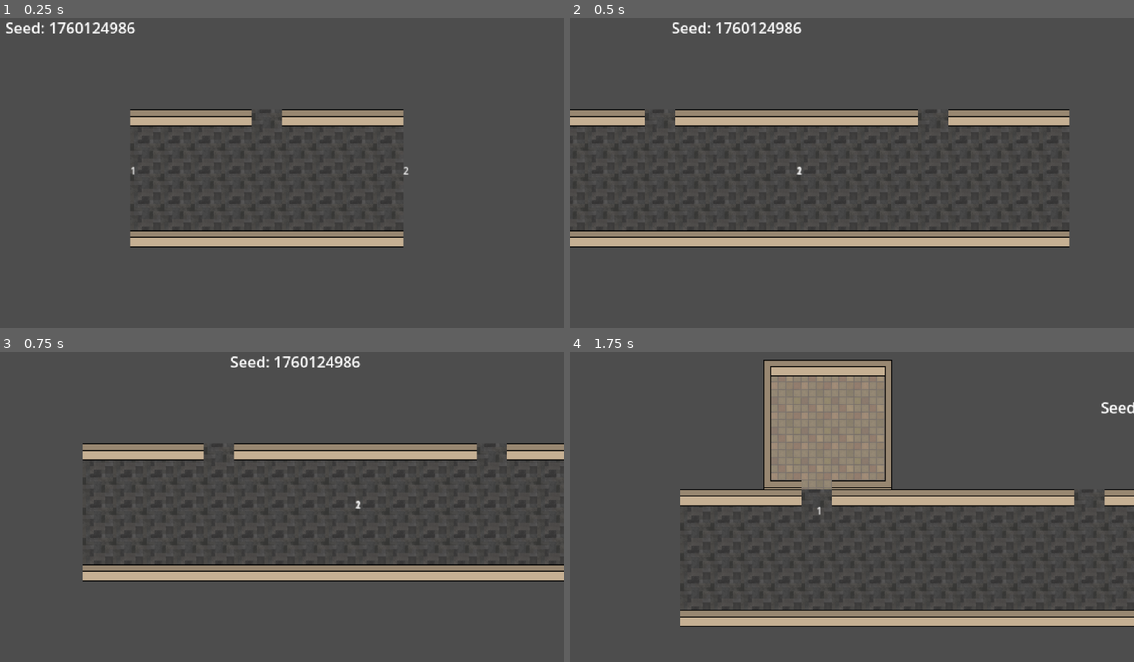
Above: before the commit, frames 1-4 (two rows, left to right).
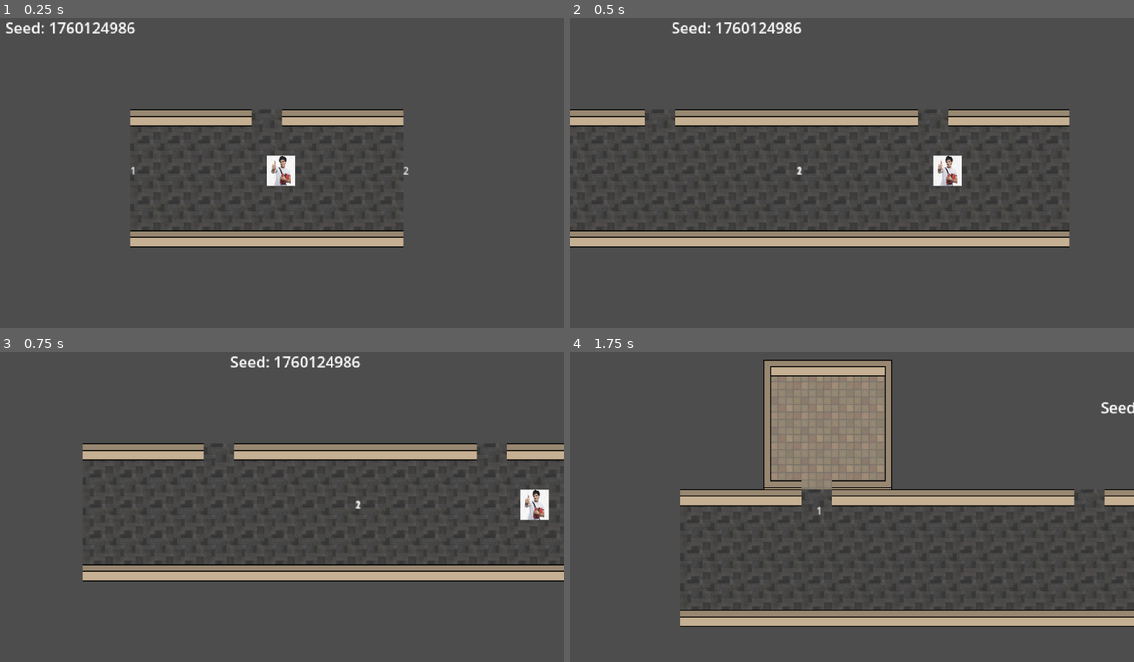
Above: after the commit, the same moments.

Repository: muffindohoah/LSH
Game: Godot game, scene res://generation/gentest.tscn
The game is run twice, just before and just after one commit, with the same random seed, the same clock (stepped at 60 frames per second) and the same inputs. The project has no main scene, so this scene is started directly.
Inputs:
- Up to frame 1 (0.25 s): no input
- Up to frame 2 (0.5 s): no input
- Up to frame 3 (0.75 s): hold D (right, bound only after the commit) from 0.53 s (still down)
- Up to frame 4 (1.75 s): release D (right, bound only after the commit) at 1.28 s; hold S (down, bound only after the commit) from 1.28 s (still down)

The runs differ from the first frame. In frame 1, 0.5% of the frame differs, in the area x 47-53%, y 44-55%; in frame 2, 0.5%, in the area x 64-70%, y 44-55%; in frame 3, 0.5%; in frame 4, nothing differs.

Commit message:
test room. player heavily fixed

Diff:
--- a/lsh/drunk_umd_student.gd
+++ b/lsh/drunk_umd_student.gd
@@ -1,24 +1,25 @@
 extends CharacterBody2D
 
-const speed = 300.0
+const speed = 150.0
 var direction = Vector2(0,0)
 
 func _physics_process(delta):
-	movement(delta)
+	movement()
 
-func movement(d):
-	if Input.is_action_just_pressed("right"):
-		direction.x = 1
-	if Input.is_action_just_pressed("left"):
-		direction.x = -1
-	if Input.is_action_just_pressed("up"):
-		direction.y = -1
-	if Input.is_action_just_pressed("down"):
-		direction.y = 1
+func movement():
+	var input_dir:Vector2 = Vector2(0,0)
+	if Input.is_action_pressed("right"):
+		input_dir.x = 1
+	if Input.is_action_pressed("left"):
+		input_dir.x = -1
+	if Input.is_action_pressed("up"):
+		input_dir.y = -1
+	if Input.is_action_pressed("down"):
+		input_dir.y = 1
 
-	if Input.is_action_just_pressed("right") and Input.is_action_just_pressed("left"):
-		direction.x = 0
-	if Input.is_action_just_pressed("up") and Input.is_action_just_pressed("down"):
-		direction.y = 0
-
-	move_and_collide(direction.normalized() * speed * d)
+	if Input.is_action_pressed("right") and Input.is_action_pressed("left"):
+		input_dir.x = 0
+	if Input.is_action_pressed("up") and Input.is_action_pressed("down"):
+		input_dir.y = 0
+	velocity = input_dir.normalized() * speed
+	move_and_slide()
--- a/lsh/generation/gentest.tscn
+++ b/lsh/generation/gentest.tscn
@@ -1,6 +1,7 @@
-[gd_scene load_steps=4 format=3 uid="uid://cankcva6sody6"]
+[gd_scene load_steps=5 format=3 uid="uid://cankcva6sody6"]
 
 [ext_resource type="Script" uid="uid://dnq7d2kcib4os" path="res://generation/gen.gd" id="1_tncbi"]
+[ext_resource type="PackedScene" uid="uid://cxbseoit5c0a8" path="res://player.tscn" id="2_3mqfk"]
 
 [sub_resource type="RectangleShape2D" id="RectangleShape2D_tncbi"]
 
@@ -72,5 +73,8 @@
 offset_bottom = -139.0
 text = "SEED"
 
+[node name="Drunk UMD Student" parent="." instance=ExtResource("2_3mqfk")]
+position = Vector2(-1, 1)
+
 [connection signal="area_entered" from="Area2D" to="." method="_on_area_2d_area_entered"]
 [connection signal="body_entered" from="Area2D" to="." method="_on_area_2d_body_entered"]
--- a/lsh/generation/rooms/roombase.tscn
+++ b/lsh/generation/rooms/roombase.tscn
@@ -14,7 +14,6 @@
 bounds = Vector2(208, 92)
 bounds_offset = Vector2(0, 10)
 connectors = [Object(Node2D,"_import_path":NodePath(""),"unique_name_in_owner":false,"process_mode":0,"process_priority …(628 unchanged characters)…
-, Object(Node2D,"_import_path":NodePath(""),"unique_name_in_owner":false,"process_mode":0,"process_priority":0,"process_physics_priority":0,"process_thread_group":0,"physics_interpolation_mode":0,"auto_translate_mode":0,"editor_description":"","visible":true,"modulate":Color(1, 1, 1, 1),"self_modulate":Color(1, 1, 1, 1),"show_behind_parent":false,"top_level":false,"clip_children":0,"light_mask":1,"visibility_layer":1,"z_index":0,"z_as_relative":true,"y_sort_enabled":false,"texture_filter":0,"texture_repeat":0,"material":null,"use_parent_material":false,"position":Vector2(0, 40),"rotation":0.0,"scale":Vector2(1, 1),"skew":0.0,"script":Resource("res://generation/connector.gd"),"left":false,"right":false,"up":false,"down":true)
 , Object(Node2D,"_import_path":NodePath(""),"unique_name_in_owner":false,"process_mode":0,"process_priority":0,"process …(617 unchanged characters)…
 , Object(Node2D,"_import_path":NodePath(""),"unique_name_in_owner":false,"process_mode":0,"process_priority":0,"process …(618 unchanged characters)…
 ]
@@ -26,7 +25,13 @@
 Object(Node2D,"_import_path":NodePath(""),"unique_name_in_owner":false,"process_mode":0,"process_priority":0,"process_p …(615 unchanged characters)…
 : Vector2(-104, 32),
 Object(Node2D,"_import_path":NodePath(""),"unique_name_in_owner":false,"process_mode":0,"process_priority":0,"process_p …(616 unchanged characters)…
-: Vector2(0, -36)
+: Vector2(0, -36),
+Object(Node2D,"_import_path":NodePath(""),"unique_name_in_owner":false,"process_mode":0,"process_priority":0,"process_physics_priority":0,"process_thread_group":0,"physics_interpolation_mode":0,"auto_translate_mode":0,"editor_description":"","visible":true,"modulate":Color(1, 1, 1, 1),"self_modulate":Color(1, 1, 1, 1),"show_behind_parent":false,"top_level":false,"clip_children":0,"light_mask":1,"visibility_layer":1,"z_index":0,"z_as_relative":true,"y_sort_enabled":false,"texture_filter":0,"texture_repeat":0,"material":null,"use_parent_material":false,"position":Vector2(128, 0),"rotation":0.0,"scale":Vector2(1, 1),"skew":0.0,"script":Resource("res://generation/connector.gd"),"left":false,"right":true,"up":false,"down":false)
+: Vector2(128, 0),
+Object(Node2D,"_import_path":NodePath(""),"unique_name_in_owner":false,"process_mode":0,"process_priority":0,"process_physics_priority":0,"process_thread_group":0,"physics_interpolation_mode":0,"auto_translate_mode":0,"editor_description":"","visible":true,"modulate":Color(1, 1, 1, 1),"self_modulate":Color(1, 1, 1, 1),"show_behind_parent":false,"top_level":false,"clip_children":0,"light_mask":1,"visibility_layer":1,"z_index":0,"z_as_relative":true,"y_sort_enabled":false,"texture_filter":0,"texture_repeat":0,"material":null,"use_parent_material":false,"position":Vector2(-160, 0),"rotation":0.0,"scale":Vector2(1, 1),"skew":0.0,"script":Resource("res://generation/connector.gd"),"left":true,"right":false,"up":false,"down":false)
+: Vector2(-160, 0),
+Object(Node2D,"_import_path":NodePath(""),"unique_name_in_owner":false,"process_mode":0,"process_priority":0,"process_physics_priority":0,"process_thread_group":0,"physics_interpolation_mode":0,"auto_translate_mode":0,"editor_description":"","visible":true,"modulate":Color(1, 1, 1, 1),"self_modulate":Color(1, 1, 1, 1),"show_behind_parent":false,"top_level":false,"clip_children":0,"light_mask":1,"visibility_layer":1,"z_index":0,"z_as_relative":true,"y_sort_enabled":false,"texture_filter":0,"texture_repeat":0,"material":null,"use_parent_material":false,"position":Vector2(-16, -42),"rotation":0.0,"scale":Vector2(1, 1),"skew":0.0,"script":Resource("res://generation/connector.gd"),"left":false,"right":false,"up":true,"down":false)
+: Vector2(-16, -42)
 }
 
 [node name="Bounds" type="CollisionShape2D" parent="."]
--- a/lsh/generation/rooms/roombase2.tscn
+++ b/lsh/generation/rooms/roombase2.tscn
@@ -15,10 +15,7 @@
 script = ExtResource("1_enpl2")
 bounds = Vector2(80, 64)
 bounds_offset = Vector2(0, 8)
-connectors = [Object(Node2D,"_import_path":NodePath(""),"uni …(490 unchanged characters)… rent_material":false,"position":Vector2(40, 24),"rotation":0.0,"scale":Vector2(1, 1),"skew":0.0,"script":Resource("res://generation/connector.gd"),"left":false,"right":true,"up":false,"down":false)
-, Object(Node2D,"_import_path":NodePath(""),"unique_name_in_owner":false,"process_mode":0,"process_priority":0,"process_physics_priority":0,"process_thread_group":0,"physics_interpolation_mode":0,"auto_translate_mode":0,"editor_description":"","visible":true,"modulate":Color(1, 1, 1, 1),"self_modulate":Color(1, 1, 1, 1),"show_behind_parent":false,"top_level":false,"clip_children":0,"light_mask":1,"visibility_layer":1,"z_index":0,"z_as_relative":true,"y_sort_enabled":false,"texture_filter":0,"texture_repeat":0,"material":null,"use_parent_material":false,"position":Vector2(-40, 24),"rotation":0.0,"scale":Vector2(1, 1),"skew":0.0,"script":Resource("res://generation/connector.gd"),"left":true,"right":false,"up":false,"down":false)
-, Object(Node2D,"_import_path":NodePath(""),"unique_name_in_owner":false,"process_mode":0,"process_priority":0,"process_physics_priority":0,"process_thread_group":0,"physics_interpolation_mode":0,"auto_translate_mode":0,"editor_description":"","visible":true,"modulate":Color(1, 1, 1, 1),"self_modulate":Color(1, 1, 1, 1),"show_behind_parent":false,"top_level":false,"clip_children":0,"light_mask":1,"visibility_layer":1,"z_index":0,"z_as_relative":true,"y_sort_enabled":false,"texture_filter":0,"texture_repeat":0,"material":null,"use_parent_material":false,"position":Vector2(-16, 95),"rotation":0.0,"scale":Vector2(1, 1),"skew":0.0,"script":Resource("res://generation/connector.gd"),"left":false,"right":false,"up":false,"down":true)
-, Object(Node2D,"_import_path":NodePath(""),"unique_name_in_owner":false,"process_mode":0,"process_priority":0,"process_physics_priority":0,"process_thread_group":0,"physics_interpolation_mode":0,"auto_translate_mode":0,"editor_description":"","visible":true,"modulate":Color(1, 1, 1, 1),"self_modulate":Color(1, 1, 1, 1),"show_behind_parent":false,"top_level":false,"clip_children":0,"light_mask":1,"visibility_layer":1,"z_index":0,"z_as_relative":true,"y_sort_enabled":false,"texture_filter":0,"texture_repeat":0,"material":null,"use_parent_material":false,"position":Vector2(0, -24),"rotation":0.0,"scale":Vector2(1, 1),"skew":0.0,"script":Resource("res://generation/connector.gd"),"left":false,"right":false,"up":true,"down":false)
+connectors = [Object(Node2D,"_import_path":NodePath(""),"uni …(490 unchanged characters)… rent_material":false,"position":Vector2(-16, 95),"rotation":0.0,"scale":Vector2(1, 1),"skew":0.0,"script":Resource("res://generation/connector.gd"),"left":false,"right":false,"up":false,"down":true)
 ]
 connector_distances = {
 Object(Node2D,"_import_path":NodePath(""),"unique_name_in_owner":false,"process_mode":0,"process_priority":0,"process_p …(614 unchanged characters)…
@@ -28,7 +25,9 @@
 Object(Node2D,"_import_path":NodePath(""),"unique_name_in_owner":false,"process_mode":0,"process_priority":0,"process_p …(615 unchanged characters)…
 : Vector2(0, 40),
 Object(Node2D,"_import_path":NodePath(""),"unique_name_in_owner":false,"process_mode":0,"process_priority":0,"process_p …(614 unchanged characters)…
-: Vector2(0, -24)
+: Vector2(0, -24),
+Object(Node2D,"_import_path":NodePath(""),"unique_name_in_owner":false,"process_mode":0,"process_priority":0,"process_physics_priority":0,"process_thread_group":0,"physics_interpolation_mode":0,"auto_translate_mode":0,"editor_description":"","visible":true,"modulate":Color(1, 1, 1, 1),"self_modulate":Color(1, 1, 1, 1),"show_behind_parent":false,"top_level":false,"clip_children":0,"light_mask":1,"visibility_layer":1,"z_index":0,"z_as_relative":true,"y_sort_enabled":false,"texture_filter":0,"texture_repeat":0,"material":null,"use_parent_material":false,"position":Vector2(-16, 95),"rotation":0.0,"scale":Vector2(1, 1),"skew":0.0,"script":Resource("res://generation/connector.gd"),"left":false,"right":false,"up":false,"down":true)
+: Vector2(-16, 95)
 }
 
 [node name="Bounds" type="CollisionShape2D" parent="."]
--- a/lsh/node_2d.tscn
+++ b/lsh/player.tscn
@@ -4,21 +4,19 @@
 [ext_resource type="Texture2D" uid="uid://de2oy8i03jfkc" path="res://9e7e6a795a38ffa95345b0f3e41446a3.jpg" id="2_epypp"]
 
 [sub_resource type="RectangleShape2D" id="RectangleShape2D_0hol4"]
-size = Vector2(313, 441)
+size = Vector2(30, 32)
 
-[node name="Node2D" type="Node2D"]
-
-[node name="Drunk UMD Student" type="CharacterBody2D" parent="."]
+[node name="Drunk UMD Student" type="CharacterBody2D"]
 script = ExtResource("1_0e48y")
 
-[node name="Sprite2D" type="Sprite2D" parent="Drunk UMD Student"]
-position = Vector2(1, -2)
-scale = Vector2(0.42380953, 0.58643615)
+[node name="Sprite2D" type="Sprite2D" parent="."]
+scale = Vector2(0.0408163, 0.0425532)
 texture = ExtResource("2_epypp")
 
-[node name="CollisionShape2D" type="CollisionShape2D" parent="Drunk UMD Student"]
-position = Vector2(1.5, -2.5)
+[node name="CollisionShape2D" type="CollisionShape2D" parent="."]
 shape = SubResource("RectangleShape2D_0hol4")
 
-[node name="Camera2D" type="Camera2D" parent="Drunk UMD Student"]
+[node name="Camera2D" type="Camera2D" parent="."]
 position = Vector2(1, 1)
+zoom = Vector2(5.195, 5.195)
+position_smoothing_enabled = true
--- a/lsh/project.godot
+++ b/lsh/project.godot
@@ -25,3 +25,26 @@
 &"process/fix_alpha_border": false,
 &"process/hdr_as_srgb": true
 }
+
+[input]
+
+up={
+"deadzone": 0.2,
+"events": [Object(InputEventKey,"resource_local_to_scene":false,"resource_name":"","device":-1,"window_id":0,"alt_pressed":false,"shift_pressed":false,"ctrl_pressed":false,"meta_pressed":false,"pressed":false,"keycode":0,"physical_keycode":87,"key_label":0,"unicode":119,"location":0,"echo":false,"script":null)
+]
+}
+down={
+"deadzone": 0.2,
+"events": [Object(InputEventKey,"resource_local_to_scene":false,"resource_name":"","device":-1,"window_id":0,"alt_pressed":false,"shift_pressed":false,"ctrl_pressed":false,"meta_pressed":false,"pressed":false,"keycode":0,"physical_keycode":83,"key_label":0,"unicode":115,"location":0,"echo":false,"script":null)
+]
+}
+left={
+"deadzone": 0.2,
+"events": [Object(InputEventKey,"resource_local_to_scene":false,"resource_name":"","device":-1,"window_id":0,"alt_pressed":false,"shift_pressed":false,"ctrl_pressed":false,"meta_pressed":false,"pressed":false,"keycode":0,"physical_keycode":65,"key_label":0,"unicode":97,"location":0,"echo":false,"script":null)
+]
+}
+right={
+"deadzone": 0.2,
+"events": [Object(InputEventKey,"resource_local_to_scene":false,"resource_name":"","device":-1,"window_id":0,"alt_pressed":false,"shift_pressed":false,"ctrl_pressed":false,"meta_pressed":false,"pressed":false,"keycode":0,"physical_keycode":68,"key_label":0,"unicode":100,"location":0,"echo":false,"script":null)
+]
+}
--- /dev/null
+++ b/lsh/testroom.tscn
@@ -0,0 +1,24 @@
+[gd_scene load_steps=3 format=3 uid="uid://dsk1xfakfn6sf"]
+
+[ext_resource type="Texture2D" uid="uid://ccm7xvq5a1fab" path="res://assets/rooms/lhstilefloor.png" id="1_aes75"]
+[ext_resource type="PackedScene" uid="uid://cxbseoit5c0a8" path="res://player.tscn" id="2_dwq1p"]
+
+[node name="Testroom" type="Node2D"]
+
+[node name="Lhstilefloor" type="Sprite2D" parent="."]
+position = Vector2(-26, 39)
+texture = ExtResource("1_aes75")
+
+[node name="Lhstilefloor2" type="Sprite2D" parent="."]
+position = Vector2(-41, 25)
+texture = ExtResource("1_aes75")
+
+[node name="Node2D" parent="." instance=ExtResource("2_dwq1p")]
+position = Vector2(3, -5)
+
+[node name="Label" type="Label" parent="."]
+offset_left = 25.0
+offset_top = 31.0
+offset_right = 65.0
+offset_bottom = 54.0
+text = "romromrom"
Not shown, changed: lsh/9e7e6a795a38ffa95345b0f3e41446a3.jpg.import
